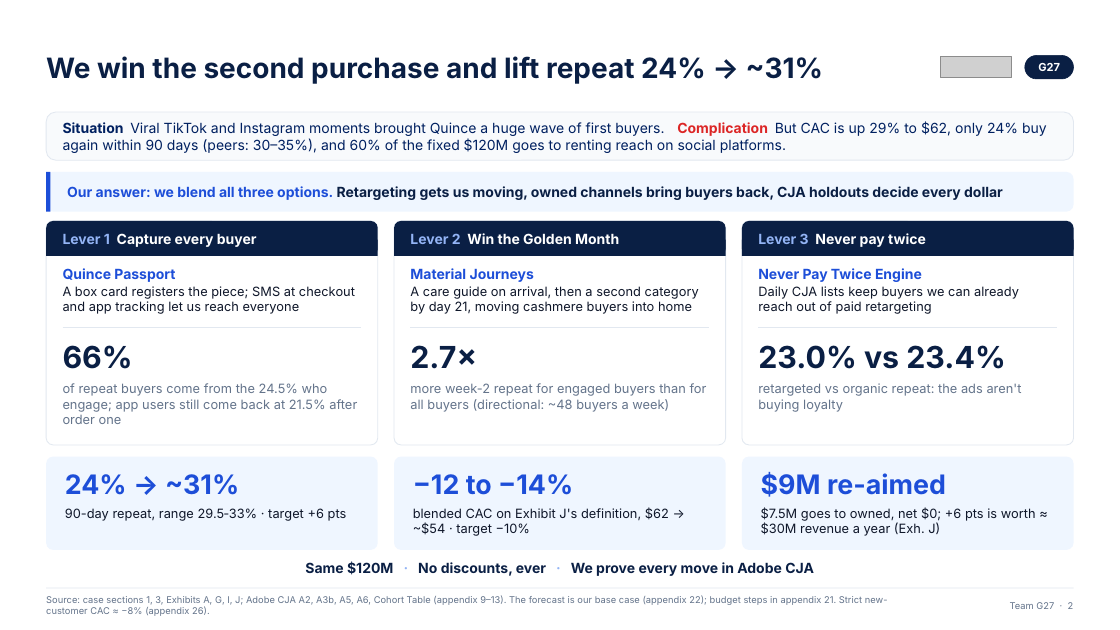
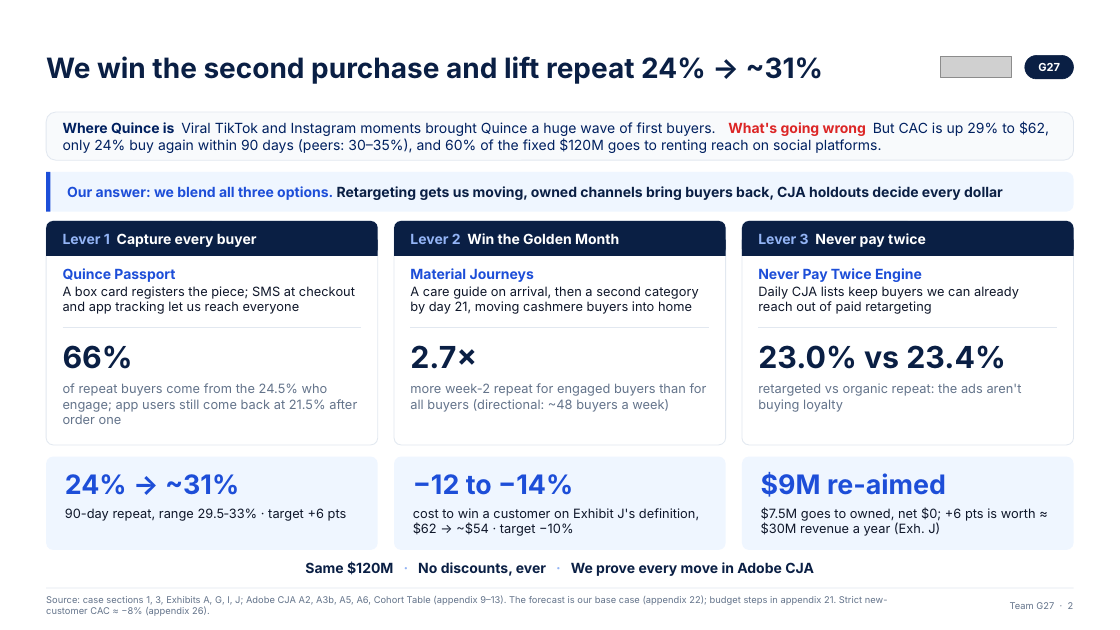
Before and after one commit to ANNYM25/Quince, a slide deck: slide 2 of deck/Team G27 Final Humanised.pptx. Drawn at 1120x630 pixels with LibreOffice and Linux fonts; fonts in the diff are those of the drawing; grey boxes stand for pictures. Boxes give left, top, right and bottom in pixels: in the first picture for what was removed or moved away, otherwise in the second. Text is boxed around its words. In the diff, an @@ line names an element or a change of style, - is before the commit and + after.

```diff
--- a/deck/Team G27 Final Humanised.pptx
+++ b/deck/Team G27 Final Humanised.pptx
@@ text at bbox=[63, 121, 1049, 153]: text changed @@
-Situation Viral TikTok and Instagram moments brought Quince a huge wave of first buyers. Complication But CAC is up 29% to $62, only 24% buy again within 90 days (peers: 30–35%), and 60% of the fixed $120M goes to renting reach on social platforms.
+Where Quince is Viral TikTok and Instagram moments brought Quince a huge wave of first buyers. What's going wrong But CAC is up 29% to $62, only 24% buy again within 90 days (peers: 30–35%), and 60% of the fixed $120M goes to renting reach on social platforms.
@@ text at bbox=[413, 508, 699, 536]: text changed @@
-blended CAC on Exhibit J's definition, $62 → ~$54 · target −10%
+cost to win a customer on Exhibit J's definition, $62 → ~$54 · target −10%
```
Also in this commit, not shown: 11 other slides changed, 1 other file.
